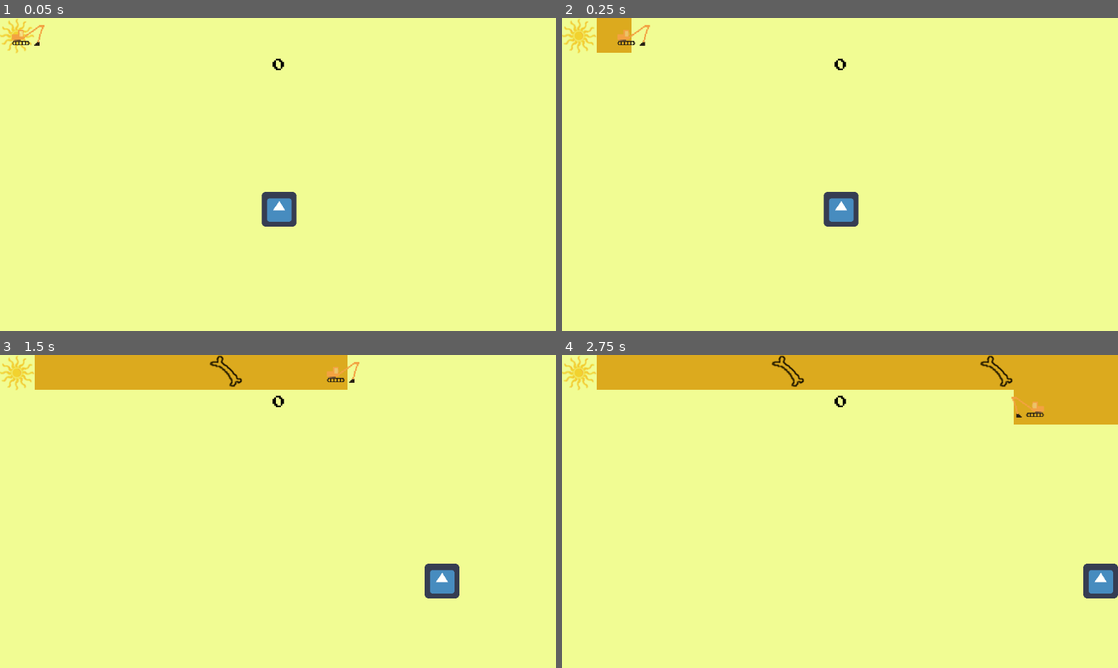
Above: before the commit, frames 1-4 (two rows, left to right).
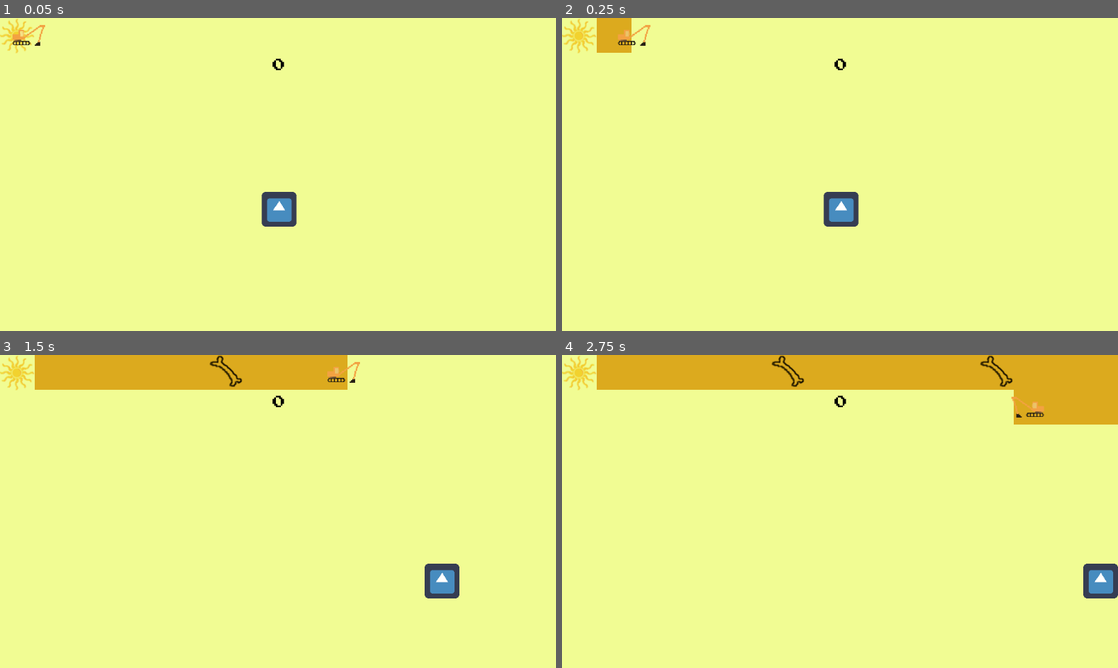
Above: after the commit, the same moments.

Repository: ImpeccableN/archeogame
Game: Godot game, scene res://Minigame1/Minigame1.tscn
The game is run twice, just before and just after one commit, with the same random seed, the same clock (stepped at 60 frames per second) and the same inputs. The project has no main scene, so this scene is started directly. The engine's default icon, where the game draws it, is replaced by a stand-in: a white triangle on a blue panel in a dark square.
Inputs:
- Up to frame 1 (0.05 s): no input
- Up to frame 2 (0.25 s): no input
- Up to frame 3 (1.5 s): hold D (move_right) 0.53-1.28 s; tap Space (set_marker) at 0.6, 1.35 s; hold S (move_down) from 1.28 s (still down)
- Up to frame 4 (2.75 s): release S (move_down) at 2.03 s; hold D (move_right) from 2.03 s (still down); tap Space (set_marker) at 2.1 s

The runs differ from the first frame. In frame 1, less than 0.1% of the frame differs, in the area x 2-9%, y 2-9%; in frame 2, less than 0.1%; in frame 3, less than 0.1%; in frame 4, nothing differs.

Commit message:
Minigame1: added script that changes all tilemap cells to dry land at start of game

Diff:
--- a/HeuneburgGame/Minigame1/Minigame1.gd
+++ b/HeuneburgGame/Minigame1/Minigame1.gd
@@ -5,11 +5,15 @@
 var sun_direction = true
 var marker_scene = preload("res://Minigame1/Marker.tscn")
 var score = 0
+var cell_array
 onready var truck_node = get_node("Truck")
 onready var tilemap = get_node("TileMap")
 onready var sun_node = get_node("Sun")
 
 signal score_up(score)
+
+func _ready():
+	cell_array = tilemap.get_used_cells()
 
 func _process(delta):
 	truck_position = truck_node.position
@@ -57,5 +61,8 @@
 
 
 func _on_Minigame1_HUD_start_game():
+	for cell in cell_array:
+		tilemap.set_cellv(cell, 0)
 	$Truck/CollisionShape2D.disabled = false
 	$Sun/CollisionShape2D.disabled = false
+	tilemap
--- a/HeuneburgGame/Minigame1/Minigame1.tscn
+++ b/HeuneburgGame/Minigame1/Minigame1.tscn
@@ -101,8 +101,9 @@
 speed = 400.0
 
 [node name="Truck" parent="." instance=ExtResource( 6 )]
-position = Vector2( 31, 32 )
+position = Vector2( 32, 32 )
 speed = 400.0
+starting_position = Vector2( 32, 32 )
 
 [node name="ArtefactSpawnTimer" type="Timer" parent="."]
 autostart = true
@@ -116,3 +117,6 @@
 [connection signal="direction_change" from="Sun" to="." method="_on_Sun_direction_change"]
 [connection signal="timeout" from="ArtefactSpawnTimer" to="." method="_on_ArtefactSpawnTimer_timeout"]
 [connection signal="start_game" from="Minigame1_HUD" to="." method="_on_Minigame1_HUD_start_game"]
+[connection signal="start_game" from="Minigame1_HUD" to="Player" method="start"]
+[connection signal="start_game" from="Minigame1_HUD" to="Sun" method="start"]
+[connection signal="start_game" from="Minigame1_HUD" to="Truck" method="start"]
--- a/HeuneburgGame/Minigame1/Minigame1_HUD.gd
+++ b/HeuneburgGame/Minigame1/Minigame1_HUD.gd
@@ -19,3 +19,4 @@
 	$StartButton.hide()
 	$StartButton.disabled = true
 	emit_signal("start_game")
+	_on_Minigame1_score_up(0)
--- a/HeuneburgGame/Minigame1/Player.gd
+++ b/HeuneburgGame/Minigame1/Player.gd
@@ -38,7 +38,7 @@
 	position.x = clamp(position.x, 32, screen_size.x - 32)
 	position.y = clamp(position.y, 32, screen_size.y - 32)
 
-func start(new_position):
+func start():
 	position = starting_position
 	show()
 	$CollisionShape2D.disabled = false
--- a/HeuneburgGame/Minigame1/Truck.gd
+++ b/HeuneburgGame/Minigame1/Truck.gd
@@ -49,3 +49,6 @@
 	position = starting_position
 	$CollisionShape2D.disabled = false
 	straight = true
+	sprite_node.flip_h = true
+	screen_lowerend = false
+	speed = 400
